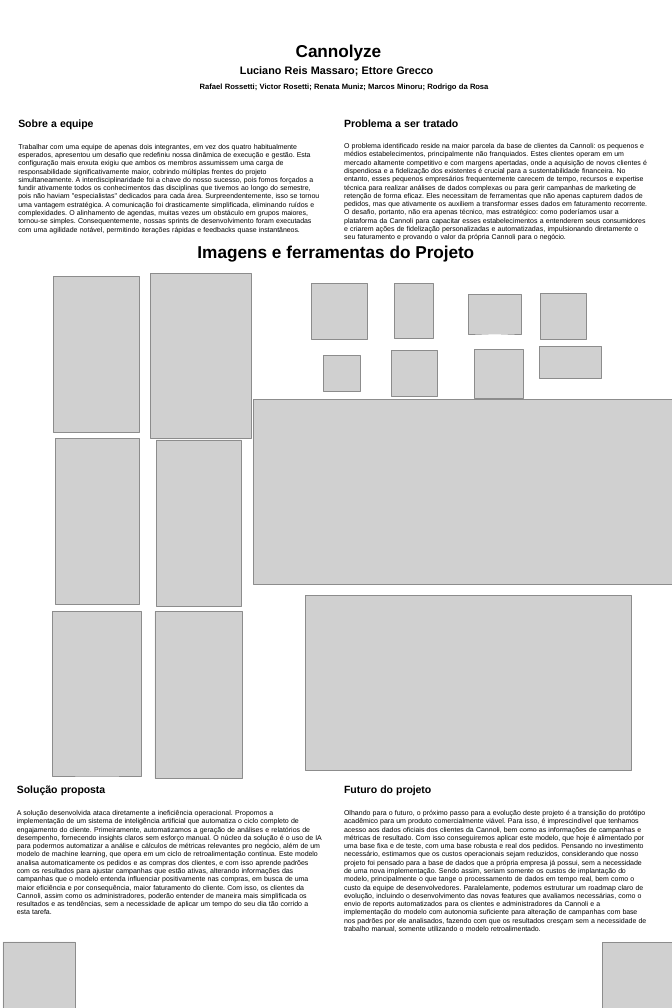
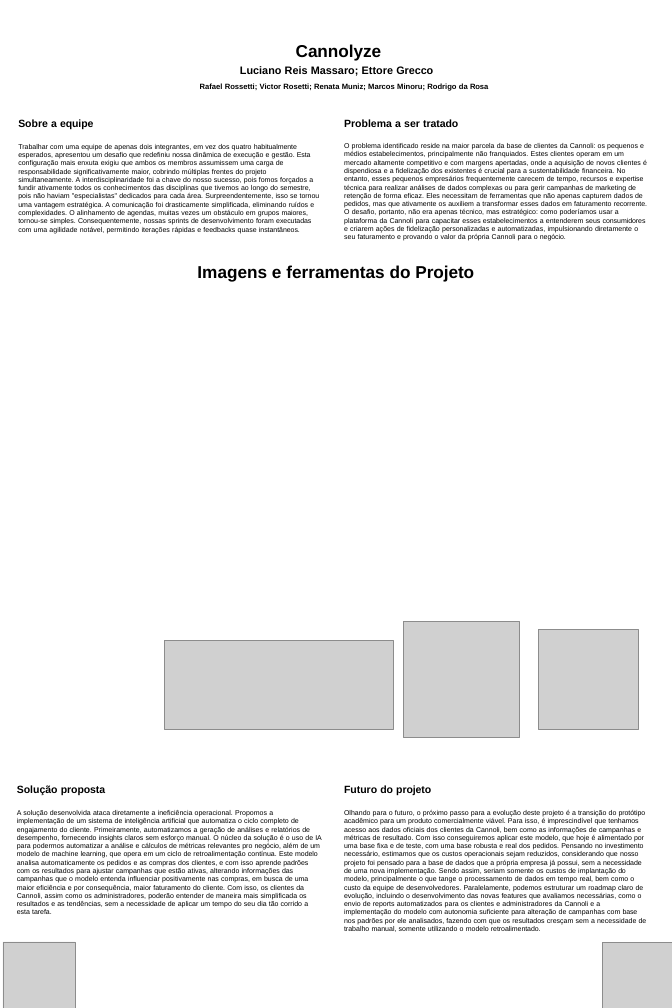
Before and after one commit to 2025-2-NCC5/Projeto6, a slide deck: slide 1 of documentos/Banner/Banner_FECAP_5NACCOMP_CANNOLYZE.pptx. Drawn at 672x1008 pixels with LibreOffice and Linux fonts; fonts in the diff are those of the drawing; grey boxes stand for pictures; background and template pictures are left out. Boxes give left, top, right and bottom in pixels: in the first picture for what was removed or moved away, otherwise in the second. Text is boxed around its words. In the diff, an @@ line names an element or a change of style, - is before the commit and + after.

```diff
--- a/documentos/Banner/Banner_FECAP_5NACCOMP_CANNOLYZE.pptx
+++ b/documentos/Banner/Banner_FECAP_5NACCOMP_CANNOLYZE.pptx
@@ text "Imagens e ferramentas do Projeto": place and size @@
-text "Imagens e ferramentas do Projeto" at (197,245,474,262)
+text "Imagens e ferramentas do Projeto" at (197,265,474,282)
@@ group removed at (53,274,672,779): 16 pictures @@
@@ picture added at (403,622,519,738) @@
@@ picture added at (164,641,394,730) @@
@@ picture added at (538,630,638,730) @@
```
Also in this commit, not shown: 6 other files.
